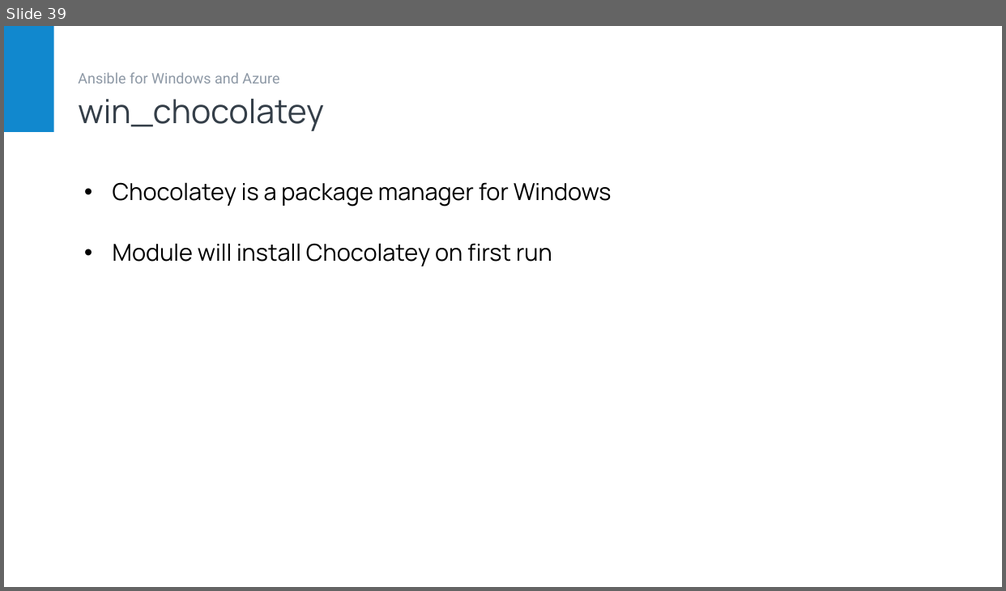
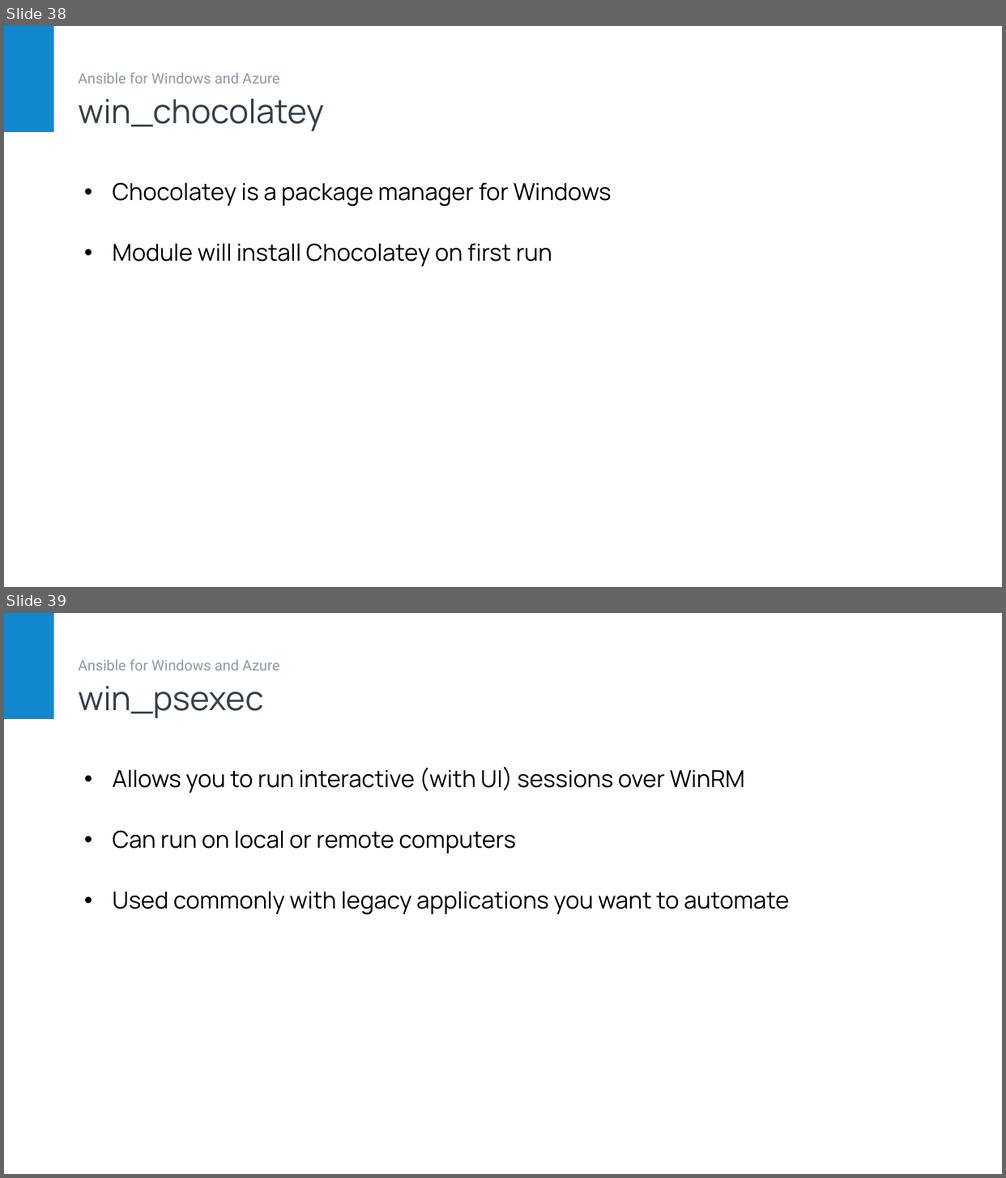
Before and after one commit to daveyb/ansible-azure-windows, a slide deck: presentation/Ansible for Windows and Azure.pptx. Shown one above the other, each under a label of ours: slide 39 before the commit, slides 38 and 39 after it. The pictures are 1006x591 and 1006x1178 pixels, drawn with LibreOffice and Linux fonts; fonts in the diff are those of the drawing. Boxes give left, top, right and bottom in pixels: in the first picture for what was removed or moved away, otherwise in the second. Text is boxed around its words. In the diff, an @@ line names an element or a change of style, - is before the commit and + after.

```diff
--- a/presentation/Ansible for Windows and Azure.pptx
+++ b/presentation/Ansible for Windows and Azure.pptx
@@ slide 39 added at [4, 613, 1002, 1174], background #FFFFFF; not listed: 1 template element that a slide beside it also shows @@
@@ text added at [78, 659, 279, 671], 14 pt, text #8D98A5 @@
+Ansible for Windows and Azure
@@ title added at [78, 686, 263, 718], 32 pt, text #343E48 @@
+win_psexec
@@ text added at [113, 767, 789, 915], 22.5 pt, text #000000 @@
+• Allows you to run interactive (with UI) sessions over WinRM
+• Can run on local or remote computers
+• Used commonly with legacy applications you want to automate
@@ what was slide 39 is now slide 38 @@
```
Also in this commit, not shown: 1 slide changed, 1 other slide added, 1 other file.
